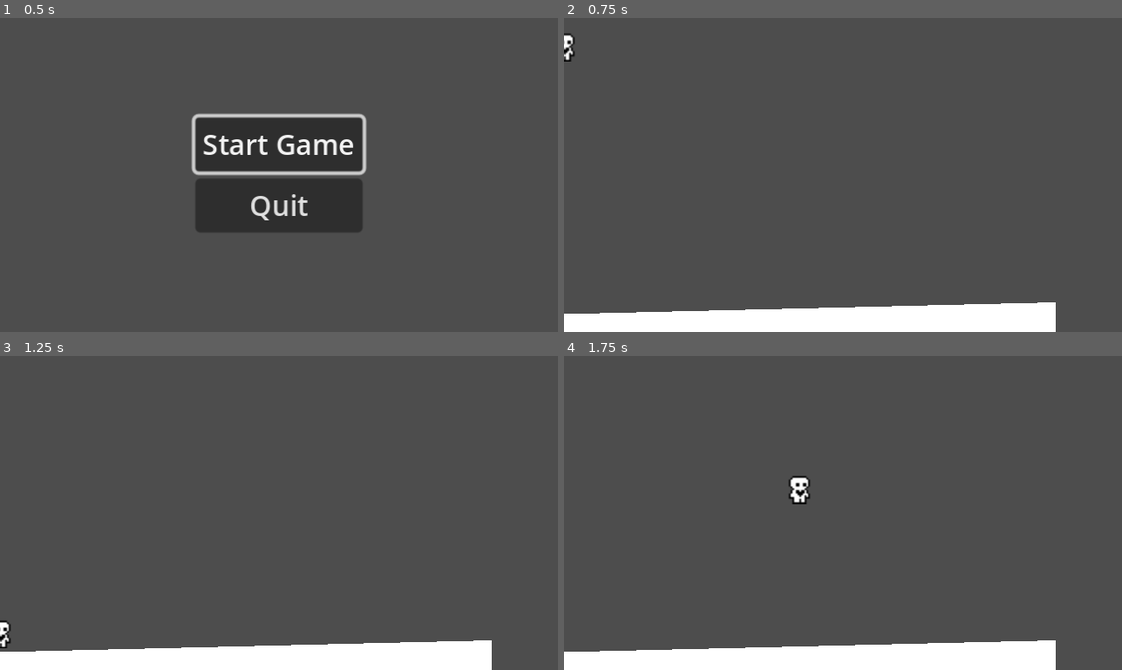
Above: before the commit, frames 1-4 (two rows, left to right).
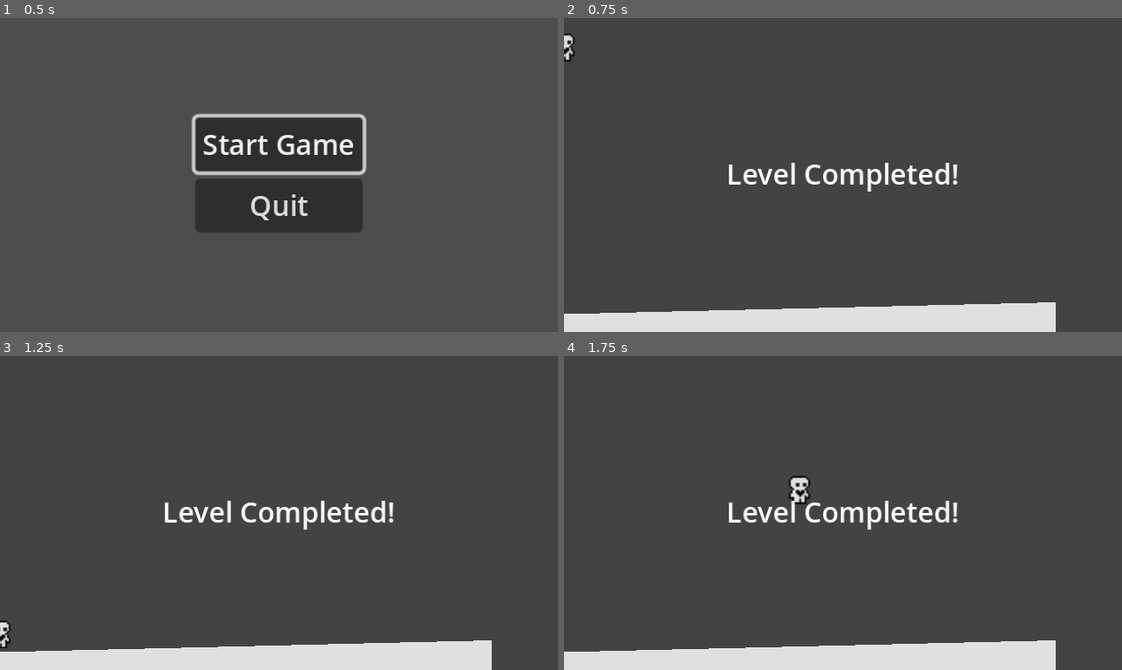
Above: after the commit, the same moments.

Repository: alwong18/AnimalExplorer
Game: Godot game, scene res://Scenes/start_menu.tscn
Two runs of this game, one before a commit and one after it. Both use one fixed random seed, a clock stepped at 60 frames per second and the inputs below.
Inputs:
- Up to frame 1 (0.5 s): no input
- Up to frame 2 (0.75 s): click "Start Game" at 0.5 s
- Up to frame 3 (1.25 s): no input
- Up to frame 4 (1.75 s): tap Enter (ui_accept) at 1.25, 1.52 s; hold Right (ui_right) from 1.28 s (still down)

Frame 1 is identical in both runs. In frame 2, 7.9% of the frame differs, in the area x 0-89%, y 5-100%; in frame 3, 7.9%; in frame 4, 7.9%, in the area x 0-89%, y 38-100%.

Commit message:
Added level completed
Didn't finish

Diff:
--- a/Scenes/World.tscn
+++ b/Scenes/World.tscn
@@ -1,6 +1,7 @@
-[gd_scene load_steps=2 format=3 uid="uid://djtsc0xpspkd8"]
+[gd_scene load_steps=3 format=3 uid="uid://djtsc0xpspkd8"]
 
 [ext_resource type="PackedScene" uid="uid://b5doxaq34uvii" path="res://Scenes/player.tscn" id="1_e5v70"]
+[ext_resource type="PackedScene" uid="uid://7p0cc1nwkoec" path="res://Scenes/level_completed.tscn" id="2_dt5c7"]
 
 [node name="World" type="Node"]
 
@@ -14,3 +15,9 @@
 
 [node name="Polygon2D" type="Polygon2D" parent="StaticBody2D/CollisionPolygon2D"]
 polygon = PackedVector2Array(-129, 22, 164, 15, 164, 81, -128, 91)
+
+[node name="Node" type="Node" parent="."]
+
+[node name="LevelCompleted" parent="Node" instance=ExtResource("2_dt5c7")]
+
+[node name="CanvasLayer" type="CanvasLayer" parent="."]
--- /dev/null
+++ b/Scenes/level_completed.tscn
@@ -0,0 +1,21 @@
+[gd_scene format=3 uid="uid://7p0cc1nwkoec"]
+
+[node name="LevelCompleted" type="ColorRect"]
+anchors_preset = 15
+anchor_right = 1.0
+anchor_bottom = 1.0
+grow_horizontal = 2
+grow_vertical = 2
+color = Color(0, 0, 0, 0.121569)
+
+[node name="CenterContainer" type="CenterContainer" parent="."]
+layout_mode = 1
+anchors_preset = 15
+anchor_right = 1.0
+anchor_bottom = 1.0
+grow_horizontal = 2
+grow_vertical = 2
+
+[node name="Label" type="Label" parent="CenterContainer"]
+layout_mode = 2
+text = "Level Completed!"
--- a/Scenes/level_transition.tscn
+++ b/Scenes/level_transition.tscn
@@ -1,22 +1,6 @@
-[gd_scene load_steps=6 format=3 uid="uid://bftkv4macbebm"]
+[gd_scene load_steps=6 format=3 uid="uid://dnssdmqu41peo"]
 
 [ext_resource type="Script" path="res://Scripts/level_transition.gd" id="1_2e7v2"]
-
-[sub_resource type="Animation" id="Animation_0cph5"]
-resource_name = "fade_to_black"
-length = 0.5
-tracks/0/type = "value"
-tracks/0/imported = false
-tracks/0/enabled = true
-tracks/0/path = NodePath("ColorRect:color")
-tracks/0/interp = 1
-tracks/0/loop_wrap = true
-tracks/0/keys = {
-"times": PackedFloat32Array(0, 0.5),
-"transitions": PackedFloat32Array(1, 1),
-"update": 0,
-"values": [Color(0, 0, 0, 0), Color(0, 0, 0, 1)]
-}
 
 [sub_resource type="Animation" id="Animation_37dhd"]
 length = 0.001
@@ -49,6 +33,22 @@
 "values": [Color(0, 0, 0, 1), Color(0, 0, 0, 0)]
 }
 
+[sub_resource type="Animation" id="Animation_0cph5"]
+resource_name = "fade_to_black"
+length = 0.5
+tracks/0/type = "value"
+tracks/0/imported = false
+tracks/0/enabled = true
+tracks/0/path = NodePath("ColorRect:color")
+tracks/0/interp = 1
+tracks/0/loop_wrap = true
+tracks/0/keys = {
+"times": PackedFloat32Array(0, 0.5),
+"transitions": PackedFloat32Array(1, 1),
+"update": 0,
+"values": [Color(0, 0, 0, 0), Color(0, 0, 0, 1)]
+}
+
 [sub_resource type="AnimationLibrary" id="AnimationLibrary_ycgit"]
 _data = {
 "RESET": SubResource("Animation_37dhd"),
